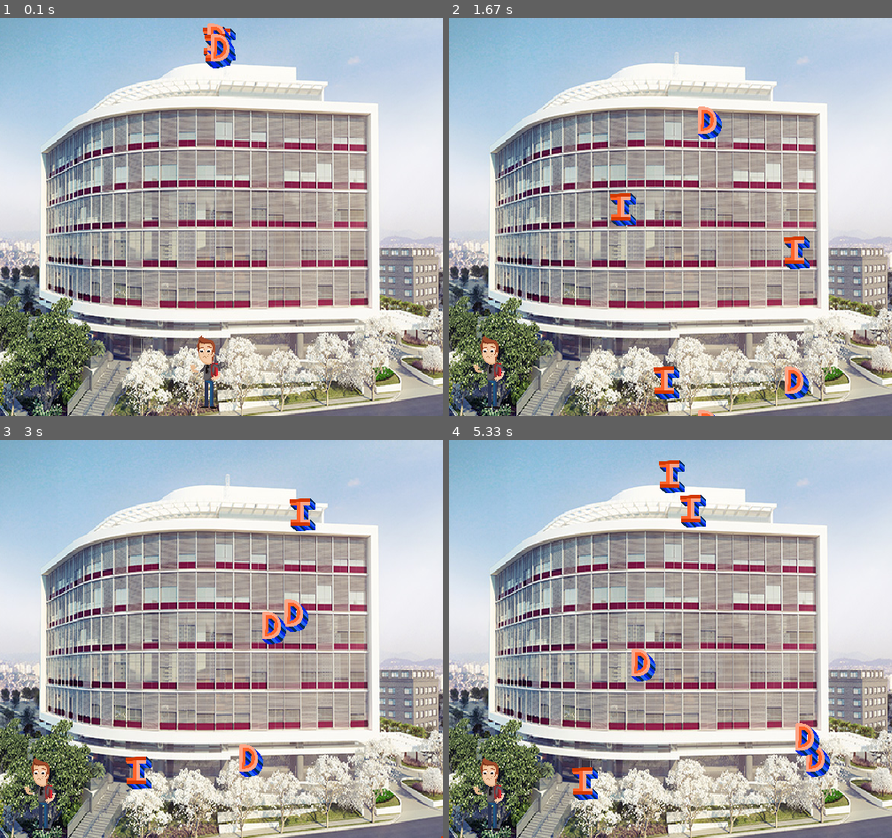
Above: before the commit, frames 1-4 (two rows, left to right).
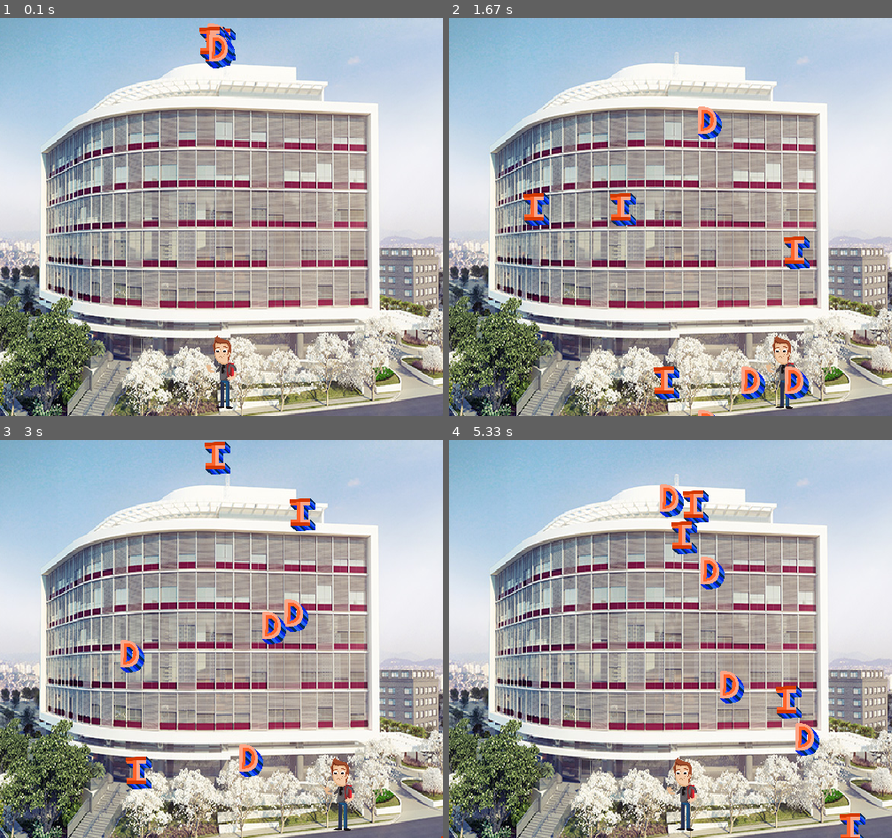
Above: after the commit, the same moments.

Repository: HudsonArauj/jogo_pygame
Game: pygame game, started from jogo_1.py
The game is run twice, just before and just after one commit, with the same random seed, the same clock (stepped at 60 frames per second) and the same inputs.
Inputs:
- Up to frame 1 (0.1 s): no input
- Up to frame 2 (1.67 s): hold Right 0.33-0.8 s; hold Right 0.83-1.3 s; hold Left from 1.33 s (still down)
- Up to frame 3 (3 s): release Left at 1.87 s; hold Left 1.9-2.3 s; hold Right 2.33-2.97 s
- Up to frame 4 (5.33 s): hold Left 3-3.47 s; hold Right 3.5-3.97 s; hold Right 4-4.47 s; hold Left 4.5-5.03 s; hold Left from 5.07 s (still down)

The runs differ from the first frame. In frame 1, 1.3% of the frame differs, in the area x 43-54%, y 2-99%; in frame 2, 1.6%; in frame 3, 1.7%; in frame 4, 4.7%, in the area x 5-94%, y 5-100%.

Commit message:
Adicionei o movimento guiado pelas setas

Diff:
--- a/jogo_1.py
+++ b/jogo_1.py
@@ -61,7 +61,7 @@
         self.rect = self.image.get_rect()
         self.rect.centerx = comprimento/2
         self.rect.bottom = altura - 5
-        self.speedx = -9
+        self.speedx = 0
 
     def update(self):
         self.rect.x += self.speedx
@@ -79,7 +79,7 @@
 jogador = Aluno(jogador_imagem)
 todos_elementos.add(jogador)
 
-for a in range(3):
+for a in range(4):
     letra_I = Letra(letra_I_imagem)
     letra_D = Letra(letra_D_imagem)
     todos_elementos.add(letra_I)
@@ -88,6 +88,8 @@
 game = True
 clock = pygame.time.Clock() #Ajustando a velocidade
 FPS = 30
+v = 8
+
 #Loop principal
 while game:
     clock.tick(FPS)
@@ -96,6 +98,17 @@
 
         if event.type == pygame.QUIT:
             game = False
+        if event.type == pygame.KEYDOWN:
+            if event.key == pygame.K_LEFT:
+                jogador.speedx -= v
+            if event.key == pygame.K_RIGHT:
+                jogador.speedx += v
+        if event.type == pygame.KEYUP:
+            if event.key == pygame.K_LEFT:
+                jogador.speedx += v
+            if event.key == pygame.K_RIGHT:
+                jogador.speedx -= v
+
 
     todos_elementos.update()
 
